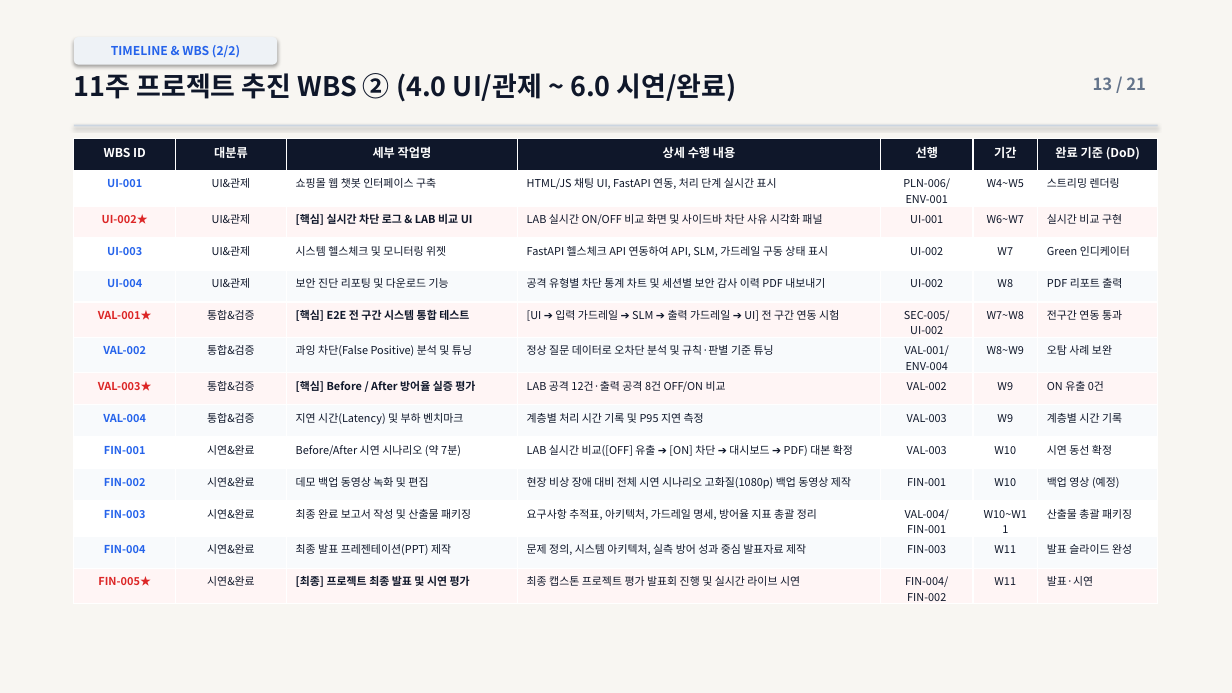
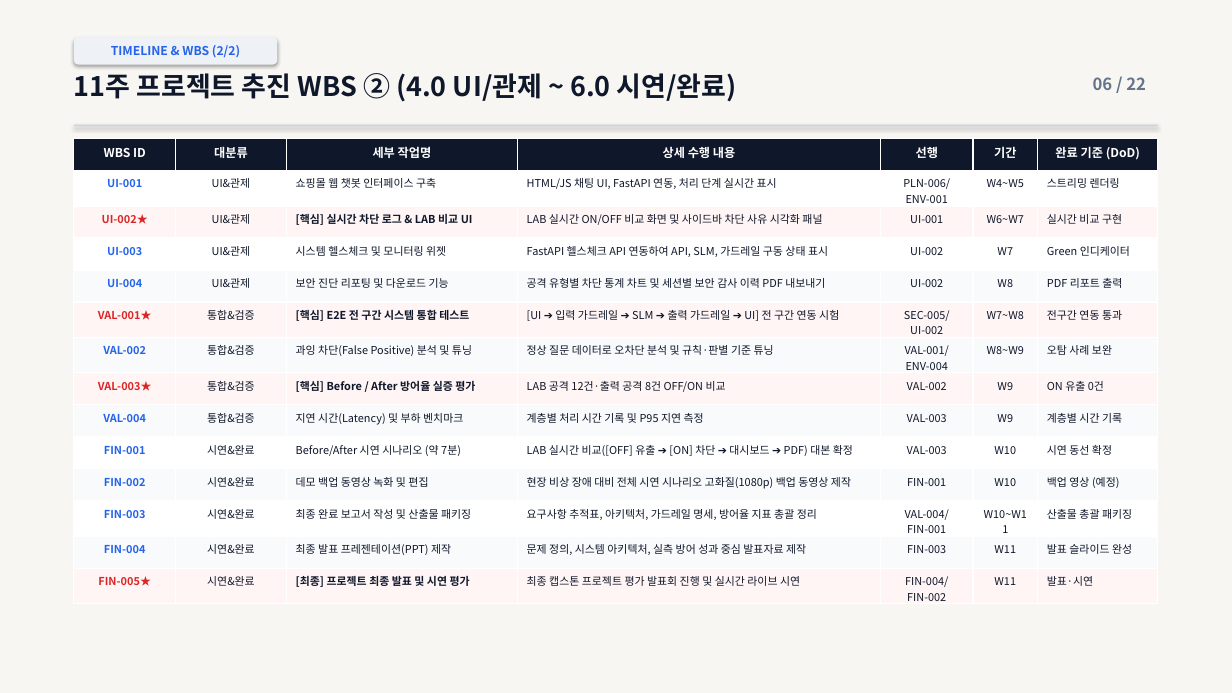
Before and after one commit to vcckm12/CMD_project_01, a slide deck: slide 6 of docs/presentation/final/발표자료.pptx (slide 13 before the commit). Drawn at 1232x693 pixels with LibreOffice and Linux fonts; fonts in the diff are those of the drawing. Boxes give left, top, right and bottom in pixels: in the first picture for what was removed or moved away, otherwise in the second. Text is boxed around its words. In the diff, an @@ line names an element or a change of style, - is before the commit and + after.

```diff
--- a/docs/presentation/final/발표자료.pptx
+++ b/docs/presentation/final/발표자료.pptx
@@ text at box(1093, 77, 1146, 90): text changed @@
-13 / 21
+06 / 22
@@ table: place and size @@
-table at box(74, 139, 1158, 605)
+table at box(74, 139, 1158, 611)
```
Also in this commit, not shown: 15 other slides changed, 6 slides added, 4 slides removed, 4 other files.
